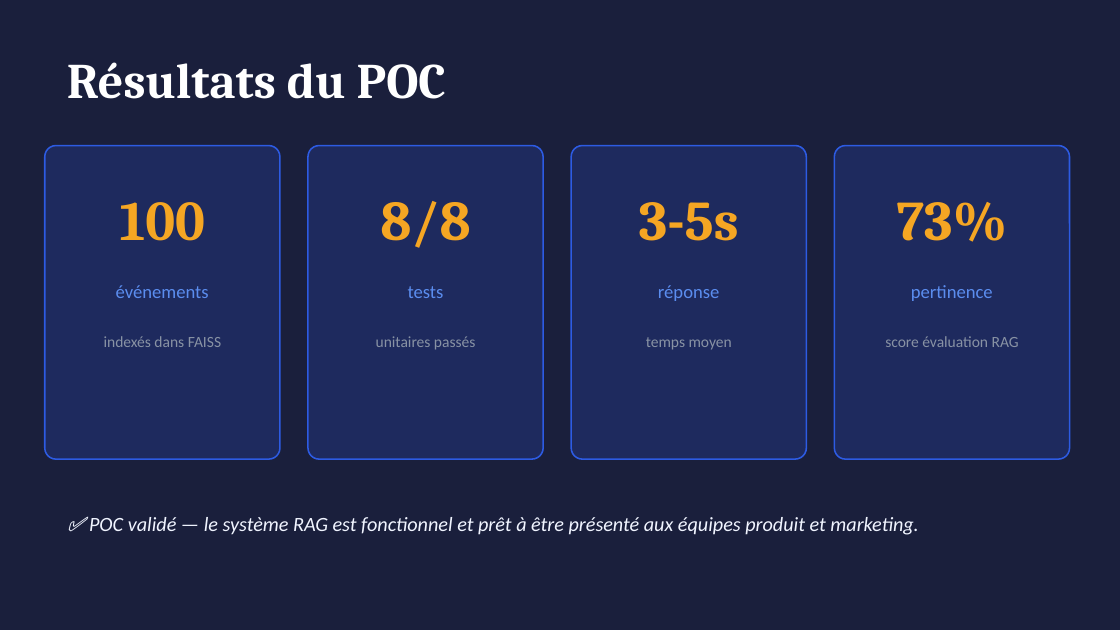
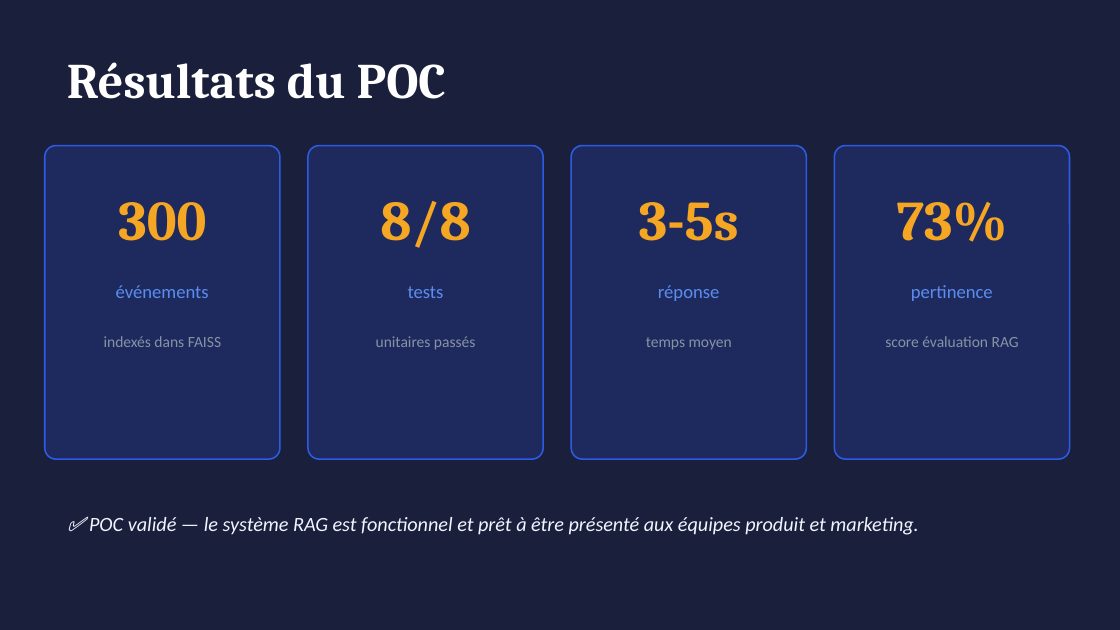
Before and after one commit to dorrazch-hue/puls-events-rag, a slide deck: slide 10 of docs/presentation_puls_events.pptx. Drawn at 1120x630 pixels with LibreOffice and Linux fonts; fonts in the diff are those of the drawing. Boxes give left, top, right and bottom in pixels: in the first picture for what was removed or moved away, otherwise in the second. Text is boxed around its words. In the diff, an @@ line names an element or a change of style, - is before the commit and + after.

```diff
--- a/docs/presentation_puls_events.pptx
+++ b/docs/presentation_puls_events.pptx
@@ text at [118,202,206,241]: text changed @@
-100
+300
```
Also in this commit, not shown: 5 other slides changed, 3 other files.
